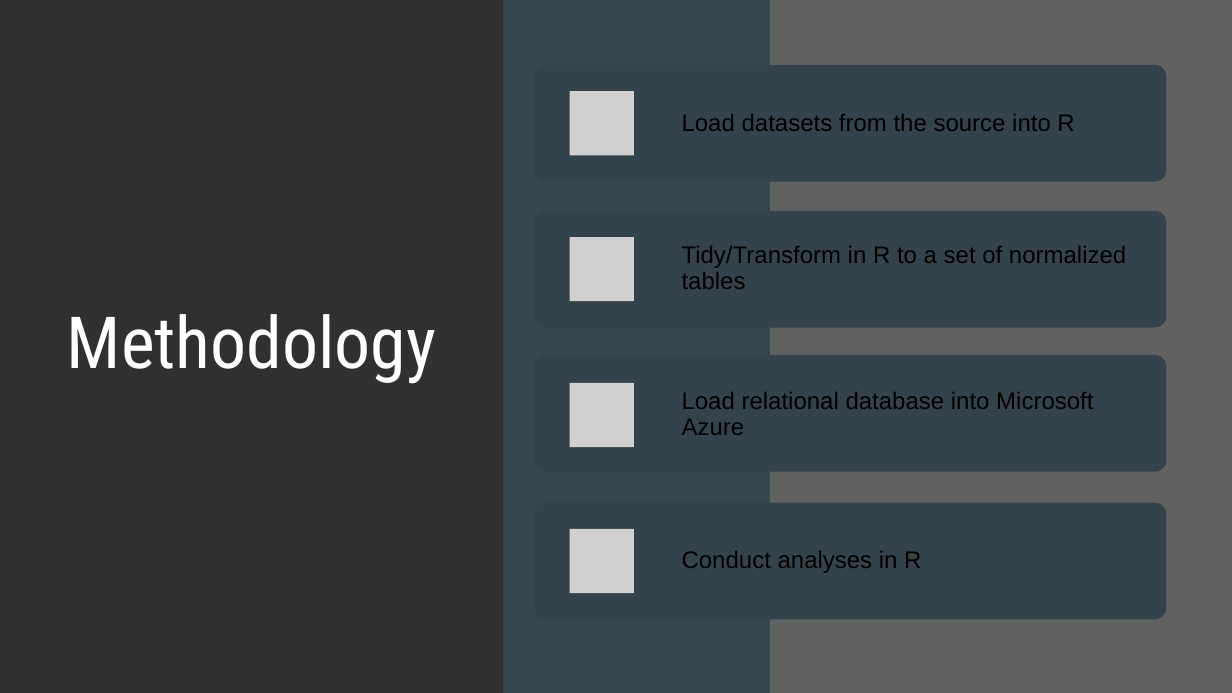
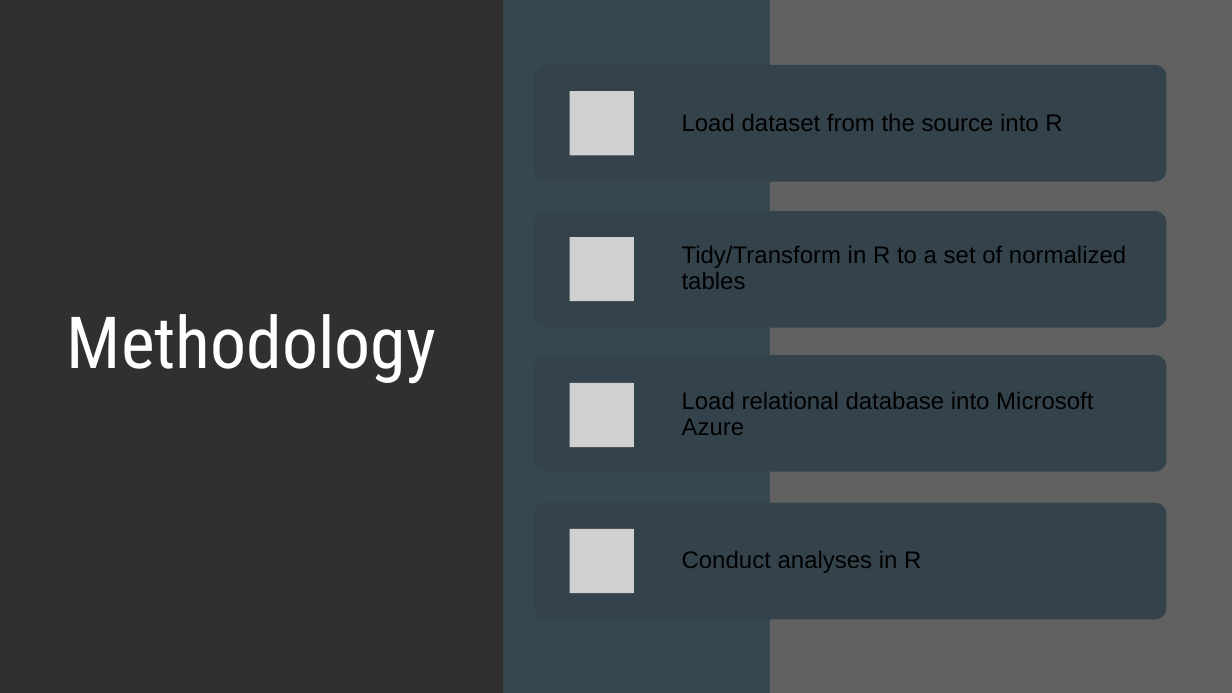
Before and after one commit to blacksmilez/DATA607, a slide deck: slide 5 of Project3/Project 3 Presentation, group 3.pptx. Drawn at 1232x693 pixels with LibreOffice and Linux fonts; fonts in the diff are those of the drawing; grey boxes stand for pictures. Boxes give left, top, right and bottom in pixels: in the first picture for what was removed or moved away, otherwise in the second. Text is boxed around its words. In the diff, an @@ line names an element or a change of style, - is before the commit and + after.

```diff
--- a/Project3/Project 3 Presentation, group 3.pptx
+++ b/Project3/Project 3 Presentation, group 3.pptx
@@ text at [682, 114, 1062, 131]: text changed @@
-Load datasets from the source into R
+Load dataset from the source into R
```
